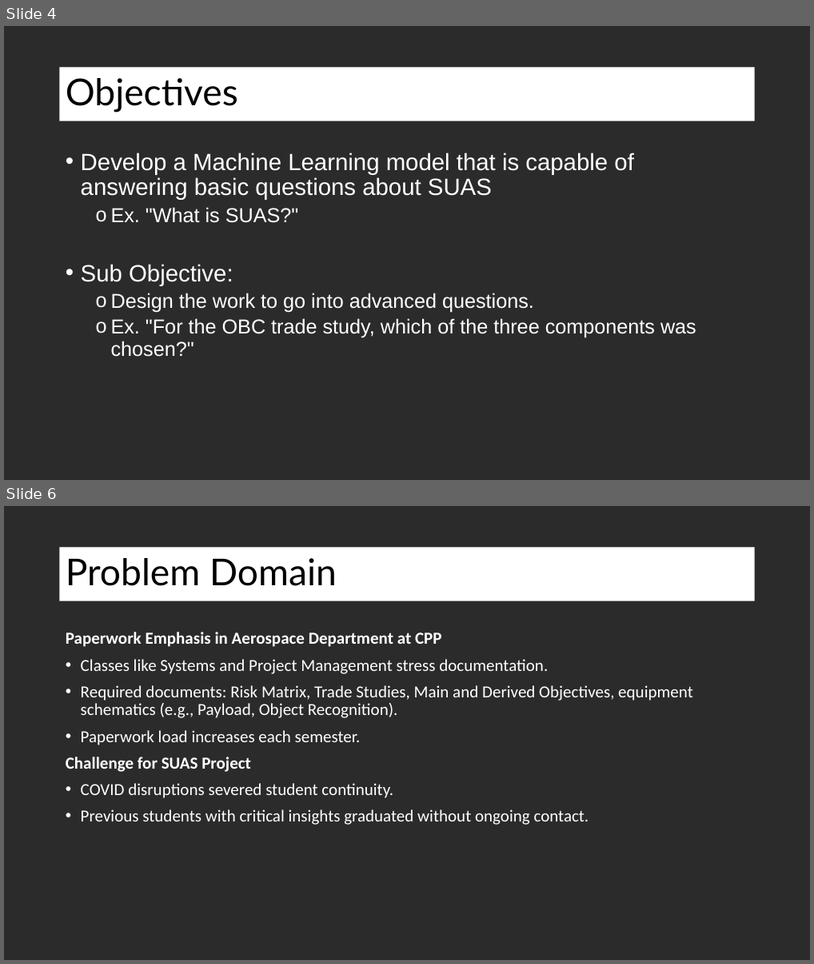
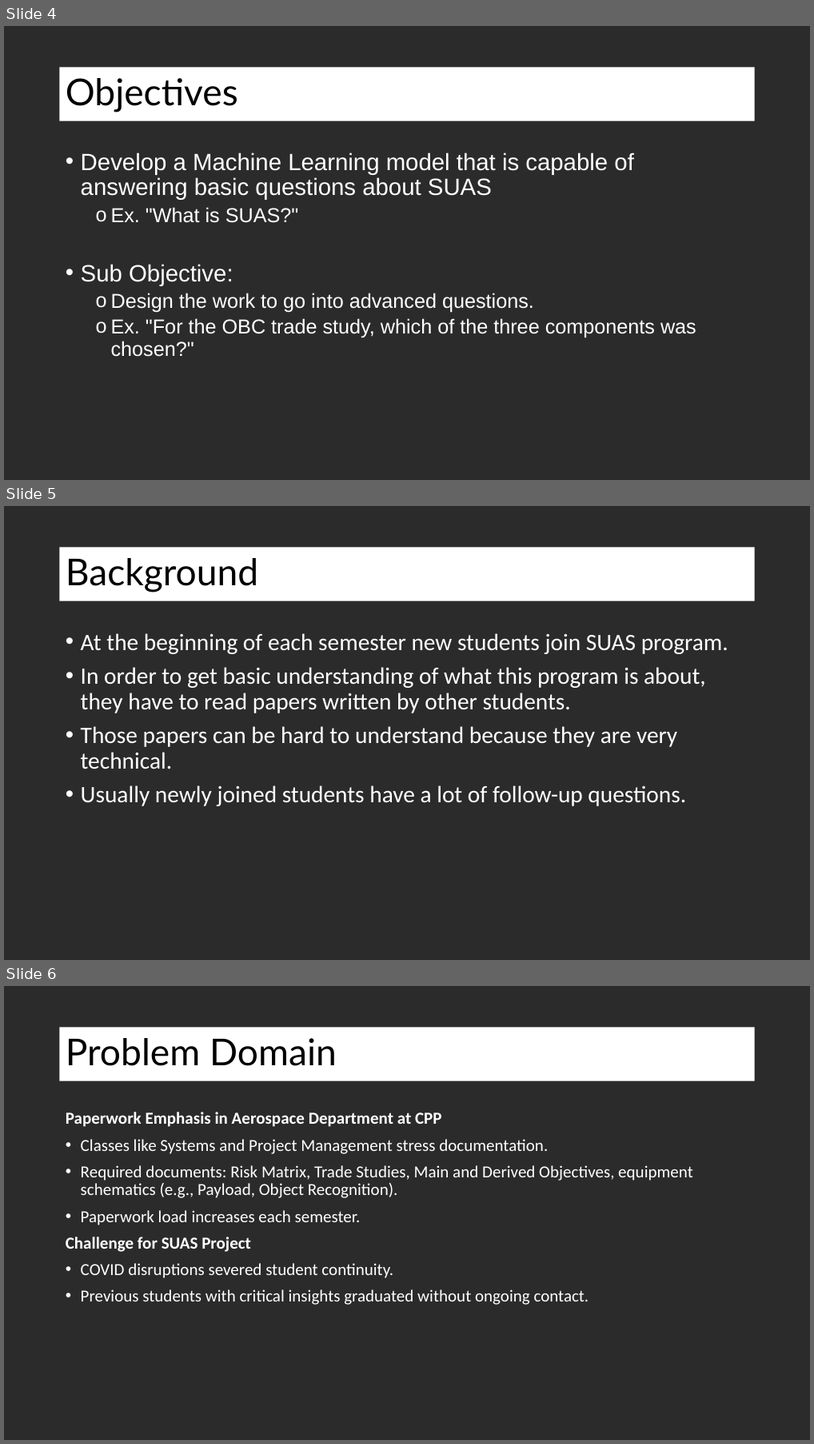
Before and after one commit to LoloMarty/2024-, a slide deck: CS4210/finalPresentation.pptx. Shown one above the other, each under a label of ours: slides 4 and 6 before the commit, slides 4, 5 and 6 after it; the slides between them are not shown. The pictures are 814x964 and 814x1444 pixels, drawn with LibreOffice and Linux fonts; fonts in the diff are those of the drawing; background and template pictures are left out; a plain dark background stands for a picture behind light text. Boxes give left, top, right and bottom in pixels: in the first picture for what was removed or moved away, otherwise in the second. Text is boxed around its words. In the diff, an @@ line names an element or a change of style, - is before the commit and + after.

```diff
--- a/CS4210/finalPresentation.pptx
+++ b/CS4210/finalPresentation.pptx
@@ slide 5 added at (x1=4, y1=506, x2=810, y2=960), background picture (left out) @@
@@ title added at (x1=60, y1=547, x2=755, y2=601), fill #FFFFFF, 44 pt, text #000000 @@
+Background
@@ text added at (x1=81, y1=633, x2=729, y2=806), 28 pt, text #FFFFFF @@
+• At the beginning of each semester new students join SUAS program.
+• In order to get basic understanding of what this program is about, they have to read papers written by other students.
+• Those papers can be hard to understand because they are very technical.
+• Usually newly joined students have a lot of follow-up questions.
```
Also in this commit, not shown: 5 slides changed, 9 other slides added, 3 slides removed.
